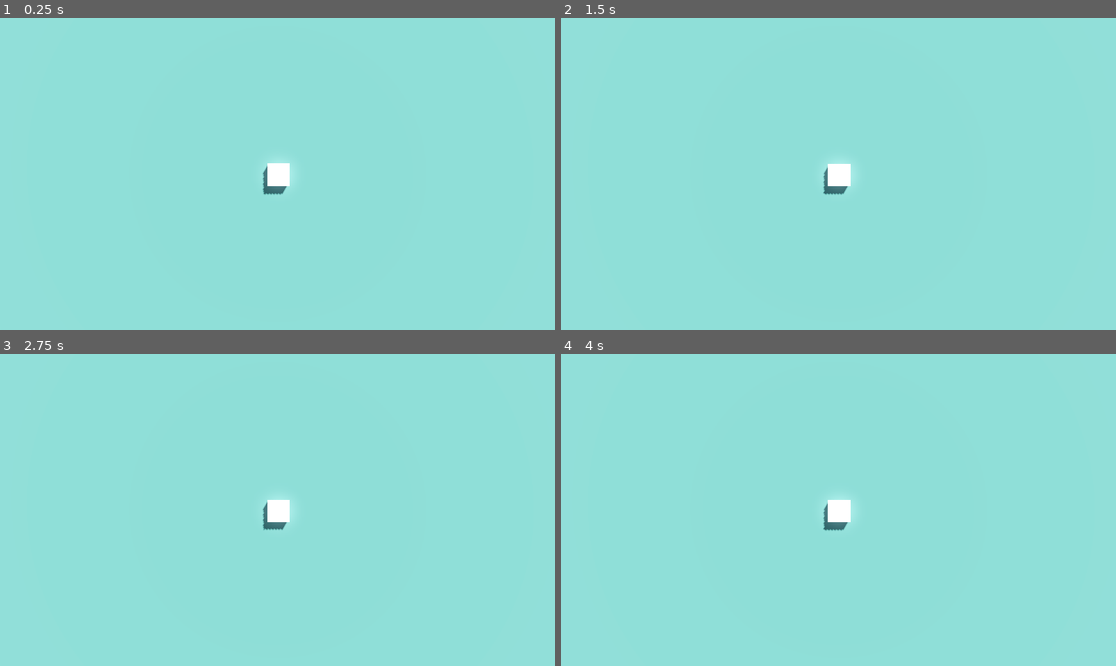
Above: before the commit, frames 1-4 (two rows, left to right).
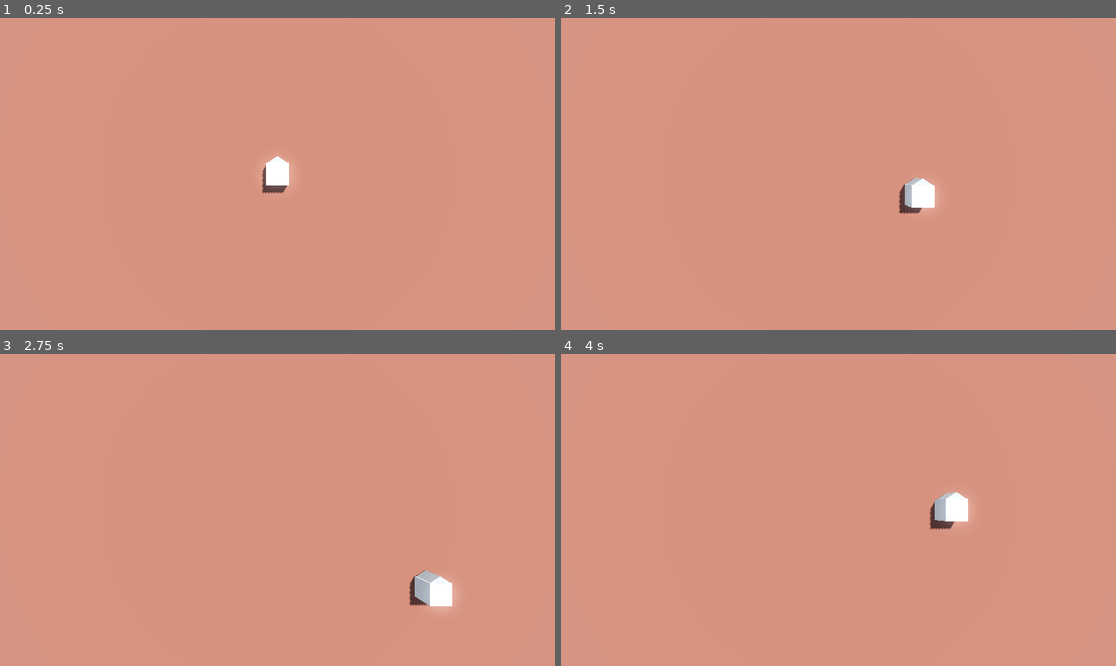
Above: after the commit, the same moments.

Repository: cloudmillgames/GECS
Game: Godot game, scene res://start.tscn
Two runs of this game, one before a commit and one after it. Both use one fixed random seed, a clock stepped at 60 frames per second and the inputs below.
Inputs:
- Up to frame 1 (0.25 s): no input
- Up to frame 2 (1.5 s): tap Enter at 0.5 s; hold D (move_right, bound only after the commit) 0.53-1.28 s; hold Space (trigger, bound only after the commit) 0.53-1.28 s; hold S (move_down, bound only after the commit) from 1.28 s (still down); tap Space (trigger, bound only after the commit) at 1.35 s
- Up to frame 3 (2.75 s): release S (move_down, bound only after the commit) at 2.03 s; hold D (move_right, bound only after the commit) from 2.03 s (still down); hold Space (trigger, bound only after the commit) from 2.03 s (still down)
- Up to frame 4 (4 s): release D (move_right, bound only after the commit) at 2.78 s; release Space (trigger, bound only after the commit) at 2.78 s; hold W (move_up, bound only after the commit) 2.78-3.53 s; tap Space (trigger, bound only after the commit) at 2.85 s; hold A (move_left, bound only after the commit) from 3.53 s (still down); hold Space (trigger, bound only after the commit) from 3.53 s (still down)

The runs differ from the first frame. In frame 1, 100% of the frame differs, in the area x 0-100%, y 0-100%; in frame 2, 100%; in frame 3, 100%; in frame 4, 100%.

Commit message:
Implement turret, projectile scene, basic sound on fire, and actual vehicle direct controls

Diff:
--- /dev/null
+++ b/components/audio.gd
@@ -0,0 +1,9 @@
+extends GComp
+
+@export var stream_player:NodePath
+@export var sounds:Array[AudioStream]
+
+func compinit():
+	compname = "audio"
+	# expected enttype for error checking (optional)
+	enttype = ""
--- /dev/null
+++ b/components/audio.tscn
@@ -0,0 +1,3 @@
+[gd_scene format=3 uid="uid://hwet0n70x5fr"]
+
+[node name="audio" type="Node"]
--- a/components/directctrl.gd
+++ b/components/directctrl.gd
@@ -2,6 +2,8 @@
 
 # Set Z to forward(-1) or backward (1), and X to right (+1) or left (-1)
 var movement:Vector3 = Vector3.ZERO
+# Rotate left and right inputs
+var turn:float = 0.0
 # set to try to fire, will be reset to false when its processed
 var trigger:bool = false
 
--- /dev/null
+++ b/components/turret.gd
@@ -0,0 +1,12 @@
+extends GComp
+
+@export var fire_marker:NodePath	# Marker3D
+@export var cooldown:float = 0.5
+@export var projectile:PackedScene
+@export var speed:float = 100.0
+var _timer:float = 0.0
+
+func compinit():
+	compname = "turret"
+	# expected enttype for error checking (optional)
+	enttype = "PhysicsBody3D"
--- /dev/null
+++ b/components/turret.tscn
@@ -0,0 +1,6 @@
+[gd_scene load_steps=2 format=3 uid="uid://c5ckeou58qnb1"]
+
+[ext_resource type="Script" path="res://components/turret.gd" id="1_d62fg"]
+
+[node name="turret" type="Node"]
+script = ExtResource("1_d62fg")
--- a/components/vehicle.gd
+++ b/components/vehicle.gd
@@ -1,9 +1,11 @@
 extends GComp
 
 @export var speed:float = 5.0
+@export var angular_speed:float = 2.5
 @export var hp:int = 100
 @export var tint_color:Color = Color.WHITE
 @export var apply_color_to:NodePath = ""
 
 func compinit():
 	compname = "Vehicle".to_lower()
+	enttype = "PhysicsBody3D"
--- a/entities/player.tscn
+++ b/entities/player.tscn
@@ -1,15 +1,21 @@
-[gd_scene load_steps=11 format=3 uid="uid://d34leke2648fi"]
+[gd_scene load_steps=15 format=3 uid="uid://d34leke2648fi"]
 
+[ext_resource type="AudioStream" uid="uid://c5koofamxtjlh" path="res://assets/sfx/slow_shoot.wav" id="1_6p6qq"]
 [ext_resource type="PackedScene" uid="uid://s3nktgc4o0ba" path="res://comps.tscn" id="1_aflm6"]
 [ext_resource type="PackedScene" uid="uid://jiqij8g7srbd" path="res://components/player.tscn" id="2_crp3g"]
 [ext_resource type="PackedScene" uid="uid://c74rdk6ryyhr4" path="res://components/playercontrol.tscn" id="3_ijc62"]
 [ext_resource type="PackedScene" uid="uid://brcr78rxt5axk" path="res://components/vehicle.tscn" id="4_aml1f"]
 [ext_resource type="PackedScene" uid="uid://by0jj6bxfd1xo" path="res://components/directctrl.tscn" id="5_qt623"]
 [ext_resource type="PackedScene" uid="uid://c134qdnl18xb6" path="res://mainsystems.tscn" id="6_7cb53"]
-[ext_resource type="PackedScene" uid="uid://ckwyjhig3ui4j" path="res://components/shake.tscn" id="6_ek48o"]
-[ext_resource type="Script" path="res://components/shake.gd" id="7_w58xv"]
+[ext_resource type="PackedScene" uid="uid://c5ckeou58qnb1" path="res://components/turret.tscn" id="6_frqv0"]
+[ext_resource type="PackedScene" uid="uid://d1jfr6qn8v13e" path="res://entities/player_projectile.tscn" id="7_a6r40"]
+[ext_resource type="PackedScene" uid="uid://hwet0n70x5fr" path="res://components/audio.tscn" id="8_5qwo8"]
+[ext_resource type="Script" path="res://components/audio.gd" id="9_re764"]
 
 [sub_resource type="StandardMaterial3D" id="StandardMaterial3D_uvk5o"]
+
+[sub_resource type="PrismMesh" id="PrismMesh_dewxi"]
+size = Vector3(0.9, 0.3, 0.9)
 
 [sub_resource type="BoxShape3D" id="BoxShape3D_iedkv"]
 
@@ -19,11 +25,19 @@
 transform = Transform3D(1, 0, 0, 0, 1, 0, 0, 0, 1, 0, 0.5, 0)
 material = SubResource("StandardMaterial3D_uvk5o")
 
+[node name="MeshInstance3D" type="MeshInstance3D" parent="Cube"]
+transform = Transform3D(1, 0, 0, 0, -4.37114e-08, 1, 0, -1, -4.37114e-08, 0, 0, -0.653264)
+mesh = SubResource("PrismMesh_dewxi")
+
 [node name="CollisionShape3D" type="CollisionShape3D" parent="."]
 transform = Transform3D(1, 0, 0, 0, 1, 0, 0, 0, 1, 0, 0.5, 0)
 shape = SubResource("BoxShape3D_iedkv")
 
 [node name="AudioStreamPlayer3D" type="AudioStreamPlayer3D" parent="."]
+stream = ExtResource("1_6p6qq")
+
+[node name="Marker3D" type="Marker3D" parent="."]
+transform = Transform3D(1, 0, 0, 0, 1, 0, 0, 0, 1, 0, 0.5, -0.5)
 
 [node name="comps" parent="." instance=ExtResource("1_aflm6")]
 
@@ -36,9 +50,14 @@
 
 [node name="directctrl" parent="comps" instance=ExtResource("5_qt623")]
 
-[node name="shake" parent="comps" instance=ExtResource("6_ek48o")]
-script = ExtResource("7_w58xv")
-what = NodePath("../../Cube")
+[node name="turret" parent="comps" instance=ExtResource("6_frqv0")]
+fire_marker = NodePath("../../Marker3D")
+projectile = ExtResource("7_a6r40")
+
+[node name="audio" parent="comps" instance=ExtResource("8_5qwo8")]
+script = ExtResource("9_re764")
+stream_player = NodePath("../../AudioStreamPlayer3D")
+sounds = Array[AudioStream]([ExtResource("1_6p6qq")])
 
 [node name="systems" type="Node" parent="."]
 
--- /dev/null
+++ b/entities/player_projectile.tscn
@@ -0,0 +1,28 @@
+[gd_scene load_steps=4 format=3 uid="uid://d1jfr6qn8v13e"]
+
+[sub_resource type="StandardMaterial3D" id="StandardMaterial3D_xv6u8"]
+albedo_color = Color(0.0705882, 1, 1, 1)
+emission_enabled = true
+emission = Color(0, 0.686275, 0.803922, 1)
+
+[sub_resource type="BoxMesh" id="BoxMesh_23hqh"]
+material = SubResource("StandardMaterial3D_xv6u8")
+size = Vector3(0.2, 0.2, 0.5)
+
+[sub_resource type="BoxShape3D" id="BoxShape3D_r2d01"]
+size = Vector3(0.2, 0.2, 0.5)
+
+[node name="PlayerProjectile" type="RigidBody3D"]
+collision_mask = 2
+gravity_scale = 0.0
+continuous_cd = true
+contact_monitor = true
+can_sleep = false
+lock_rotation = true
+
+[node name="MeshInstance3D" type="MeshInstance3D" parent="."]
+mesh = SubResource("BoxMesh_23hqh")
+skeleton = NodePath("")
+
+[node name="CollisionShape3D" type="CollisionShape3D" parent="."]
+shape = SubResource("BoxShape3D_r2d01")
--- a/project.godot
+++ b/project.godot
@@ -19,3 +19,58 @@
 [autoload]
 
 GECS="*res://GECS/GECS.gd"
+
+[input]
+
+move_up={
+"deadzone": 0.5,
+"events": [Object(InputEventKey,"resource_local_to_scene":false,"resource_name":"","device":-1,"window_id":0,"alt_pressed":false,"shift_pressed":false,"ctrl_pressed":false,"meta_pressed":false,"pressed":false,"keycode":0,"physical_keycode":87,"key_label":0,"unicode":119,"echo":false,"script":null)
+, Object(InputEventJoypadMotion,"resource_local_to_scene":false,"resource_name":"","device":-1,"axis":1,"axis_value":-1.0,"script":null)
+]
+}
+move_right={
+"deadzone": 0.5,
+"events": [Object(InputEventKey,"resource_local_to_scene":false,"resource_name":"","device":-1,"window_id":0,"alt_pressed":false,"shift_pressed":false,"ctrl_pressed":false,"meta_pressed":false,"pressed":false,"keycode":0,"physical_keycode":68,"key_label":0,"unicode":100,"echo":false,"script":null)
+, Object(InputEventJoypadMotion,"resource_local_to_scene":false,"resource_name":"","device":-1,"axis":0,"axis_value":1.0,"script":null)
+]
+}
+move_down={
+"deadzone": 0.5,
+"events": [Object(InputEventKey,"resource_local_to_scene":false,"resource_name":"","device":-1,"window_id":0,"alt_pressed":false,"shift_pressed":false,"ctrl_pressed":false,"meta_pressed":false,"pressed":false,"keycode":0,"physical_keycode":83,"key_label":0,"unicode":115,"echo":false,"script":null)
+, Object(InputEventJoypadMotion,"resource_local_to_scene":false,"resource_name":"","device":-1,"axis":1,"axis_value":1.0,"script":null)
+]
+}
+move_left={
+"deadzone": 0.5,
+"events": [Object(InputEventKey,"resource_local_to_scene":false,"resource_name":"","device":-1,"window_id":0,"alt_pressed":false,"shift_pressed":false,"ctrl_pressed":false,"meta_pressed":false,"pressed":false,"keycode":0,"physical_keycode":65,"key_label":0,"unicode":97,"echo":false,"script":null)
+, Object(InputEventJoypadMotion,"resource_local_to_scene":false,"resource_name":"","device":-1,"axis":0,"axis_value":-1.0,"script":null)
+]
+}
+turn_right={
+"deadzone": 0.5,
+"events": [Object(InputEventKey,"resource_local_to_scene":false,"resource_name":"","device":-1,"window_id":0,"alt_pressed":false,"shift_pressed":false,"ctrl_pressed":false,"meta_pressed":false,"pressed":false,"keycode":0,"physical_keycode":69,"key_label":0,"unicode":101,"echo":false,"script":null)
+, Object(InputEventKey,"resource_local_to_scene":false,"resource_name":"","device":-1,"window_id":0,"alt_pressed":false,"shift_pressed":false,"ctrl_pressed":false,"meta_pressed":false,"pressed":false,"keycode":0,"physical_keycode":4194321,"key_label":0,"unicode":0,"echo":false,"script":null)
+, Object(InputEventJoypadMotion,"resource_local_to_scene":false,"resource_name":"","device":-1,"axis":2,"axis_value":1.0,"script":null)
+]
+}
+turn_left={
+"deadzone": 0.5,
+"events": [Object(InputEventKey,"resource_local_to_scene":false,"resource_name":"","device":-1,"window_id":0,"alt_pressed":false,"shift_pressed":false,"ctrl_pressed":false,"meta_pressed":false,"pressed":false,"keycode":0,"physical_keycode":81,"key_label":0,"unicode":113,"echo":false,"script":null)
+, Object(InputEventKey,"resource_local_to_scene":false,"resource_name":"","device":-1,"window_id":0,"alt_pressed":false,"shift_pressed":false,"ctrl_pressed":false,"meta_pressed":false,"pressed":false,"keycode":0,"physical_keycode":4194319,"key_label":0,"unicode":0,"echo":false,"script":null)
+, Object(InputEventJoypadMotion,"resource_local_to_scene":false,"resource_name":"","device":-1,"axis":2,"axis_value":-1.0,"script":null)
+]
+}
+trigger={
+"deadzone": 0.5,
+"events": [Object(InputEventKey,"resource_local_to_scene":false,"resource_name":"","device":-1,"window_id":0,"alt_pressed":false,"shift_pressed":false,"ctrl_pressed":false,"meta_pressed":false,"pressed":false,"keycode":0,"physical_keycode":32,"key_label":0,"unicode":32,"echo":false,"script":null)
+, Object(InputEventJoypadButton,"resource_local_to_scene":false,"resource_name":"","device":-1,"button_index":0,"pressure":0.0,"pressed":false,"script":null)
+, Object(InputEventJoypadMotion,"resource_local_to_scene":false,"resource_name":"","device":-1,"axis":5,"axis_value":1.0,"script":null)
+, Object(InputEventJoypadButton,"resource_local_to_scene":false,"resource_name":"","device":-1,"button_index":10,"pressure":0.0,"pressed":false,"script":null)
+, Object(InputEventKey,"resource_local_to_scene":false,"resource_name":"","device":-1,"window_id":0,"alt_pressed":false,"shift_pressed":false,"ctrl_pressed":false,"meta_pressed":false,"pressed":false,"keycode":0,"physical_keycode":4194326,"key_label":0,"unicode":0,"echo":false,"script":null)
+]
+}
+
+[layer_names]
+
+3d_physics/layer_1="player"
+3d_physics/layer_2="enemy"
--- a/start.tscn
+++ b/start.tscn
@@ -16,7 +16,7 @@
 glow_enabled = true
 
 [sub_resource type="StandardMaterial3D" id="StandardMaterial3D_5ui1g"]
-albedo_color = Color(0.286275, 0.490196, 0.435294, 1)
+albedo_color = Color(0.490196, 0.27451, 0.211765, 1)
 
 [node name="start" type="Node3D"]
 
--- a/systems/mainsystems.gd
+++ b/systems/mainsystems.gd
@@ -3,8 +3,9 @@
 func sysinit():
 	define_system(["vehicle", "shake"], "vehicle_shake")
 	define_system(["vehicle"], "vehicle_tint")
-	define_system(["player_controls", "directctrl"], "player_controls")
+	define_system(["playercontrol", "directctrl"], "player_controls")
 	define_system(["directctrl", "vehicle"], "vehicle_direct_control")
+	define_system(["turret", "directctrl", "audio"], "turret_direct_control")
 
 # Shake vehicle to indicate it's a vehicle
 # compslist: vehicle, shake
@@ -30,8 +31,58 @@
 
 # compslist: playercontrol, directctrl
 func player_controls(tdelta, ent):
-	pass
+	var directctrl = get_component(ent, "directctrl")
+	directctrl.movement = Vector3.ZERO
+	directctrl.turn = 0.0
+	if Input.is_action_pressed("move_up"):
+		directctrl.movement.z -= 1
+	if Input.is_action_pressed("move_down"):
+		directctrl.movement.z += 1
+	if Input.is_action_pressed("move_right"):
+		directctrl.movement.x = 1.0
+	if Input.is_action_pressed("move_left"):
+		directctrl.movement.x = -1.0
+	if Input.is_action_pressed("turn_right"):
+		directctrl.turn = 1.0
+	if Input.is_action_pressed("turn_left"):
+		directctrl.turn = -1.0
+	if Input.is_action_pressed("trigger"):
+		directctrl.trigger = true
 
 # compslist: directctrl, vehicle
 func vehicle_direct_control(tdelta, ent):
-	pass
+	var directctrl = get_component(ent, "directctrl")
+	var vehicle = get_component(ent, "vehicle")
+
+	if directctrl.turn != 0:
+		ent.rotate_y(-directctrl.turn * vehicle.angular_speed * tdelta)
+
+	var direction = (Transform3D.IDENTITY * directctrl.movement.normalized())
+	if direction:
+		ent.velocity.x = direction.x * vehicle.speed
+		ent.velocity.z = direction.z * vehicle.speed
+	else:
+		ent.velocity.x = move_toward(ent.velocity.x, 0, vehicle.speed)
+		ent.velocity.z = move_toward(ent.velocity.z, 0, vehicle.speed)
+
+	ent.move_and_slide()
+
+# compslist: directctrl, turret, audio
+func turret_direct_control(tdelta, ent):
+	var turret = get_component(ent, "turret")
+	var directctrl = get_component(ent, "directctrl")
+	if turret._timer > 0:
+		if directctrl.trigger:
+			directctrl.trigger = false
+		turret._timer -= tdelta
+	elif directctrl.trigger:
+		var audio = get_component(ent, "audio")
+		var player = get_node(audio.stream_player) as AudioStreamPlayer3D
+		player.stream = audio.sounds[0]
+		player.play()
+		var pr:Node3D = turret.projectile.instantiate()
+		var fm:Marker3D = get_node(turret.fire_marker) as Marker3D
+		pr.transform = fm.global_transform
+		pr.linear_velocity = -turret.speed * pr.transform.basis.z
+		get_tree().root.add_child(pr)
+		turret._timer = turret.cooldown
